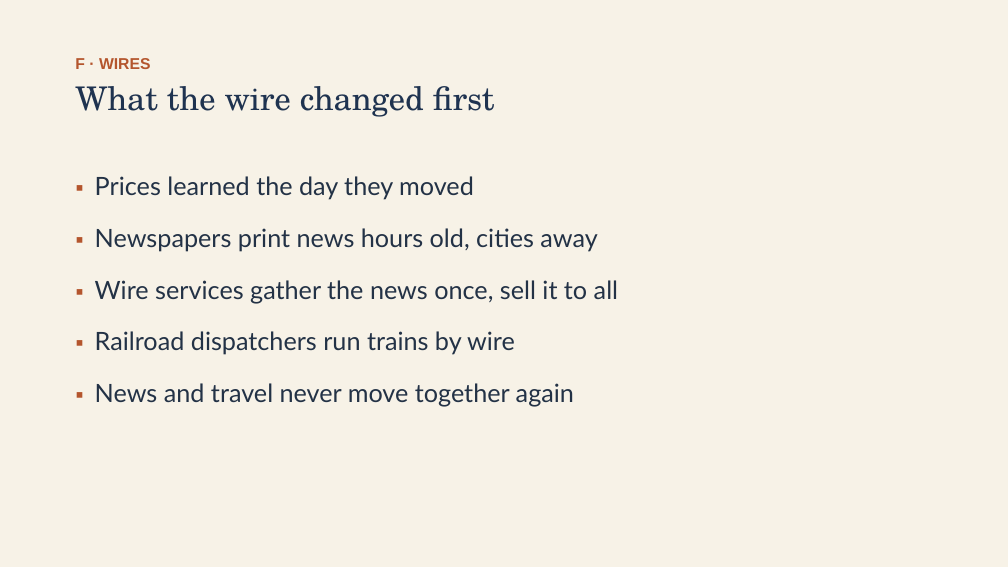
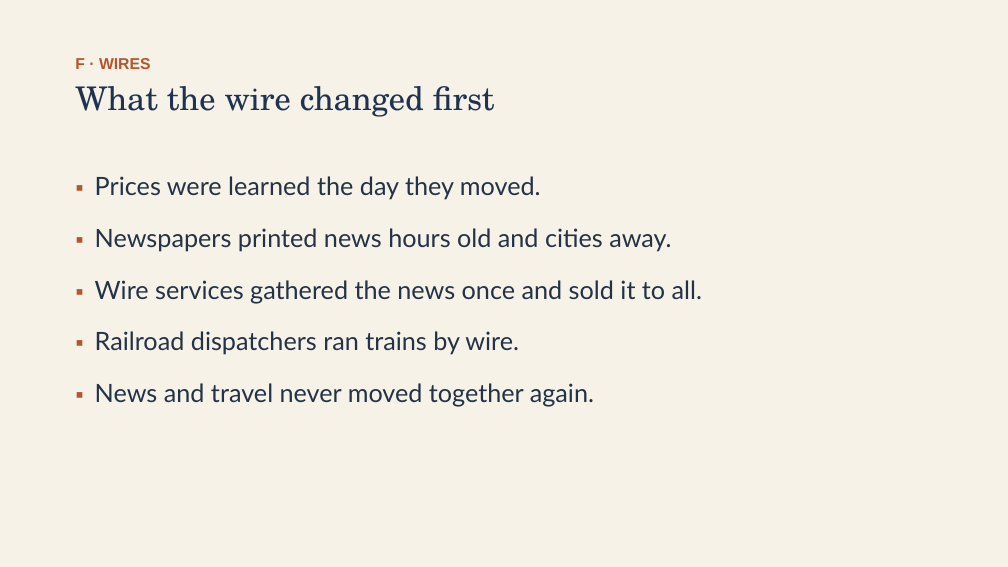
Before and after one commit to ab17gthb/humanities-curriculum-group, a slide deck: slide 21 of jackson-reform/lesson-05/lesson-05-slides.pptx. Drawn at 1008x567 pixels with LibreOffice and Linux fonts; fonts in the diff are those of the drawing. Boxes give left, top, right and bottom in pixels: in the first picture for what was removed or moved away, otherwise in the second. Text is boxed around its words. In the diff, an @@ line names an element or a change of style, - is before the commit and + after.

```diff
--- a/jackson-reform/lesson-05/lesson-05-slides.pptx
+++ b/jackson-reform/lesson-05/lesson-05-slides.pptx
@@ text at <box>95,176,702,406</box>: text changed @@
-▪ Prices learned the day they moved
-▪ Newspapers print news hours old, cities away
-▪ Wire services gather the news once, sell it to all
-▪ Railroad dispatchers run trains by wire
-▪ News and travel never move together again
+▪ Prices were learned the day they moved.
+▪ Newspapers printed news hours old and cities away.
+▪ Wire services gathered the news once and sold it to all.
+▪ Railroad dispatchers ran trains by wire.
+▪ News and travel never moved together again.
```
Also in this commit, not shown: 10 other slides changed, 6 other files.
